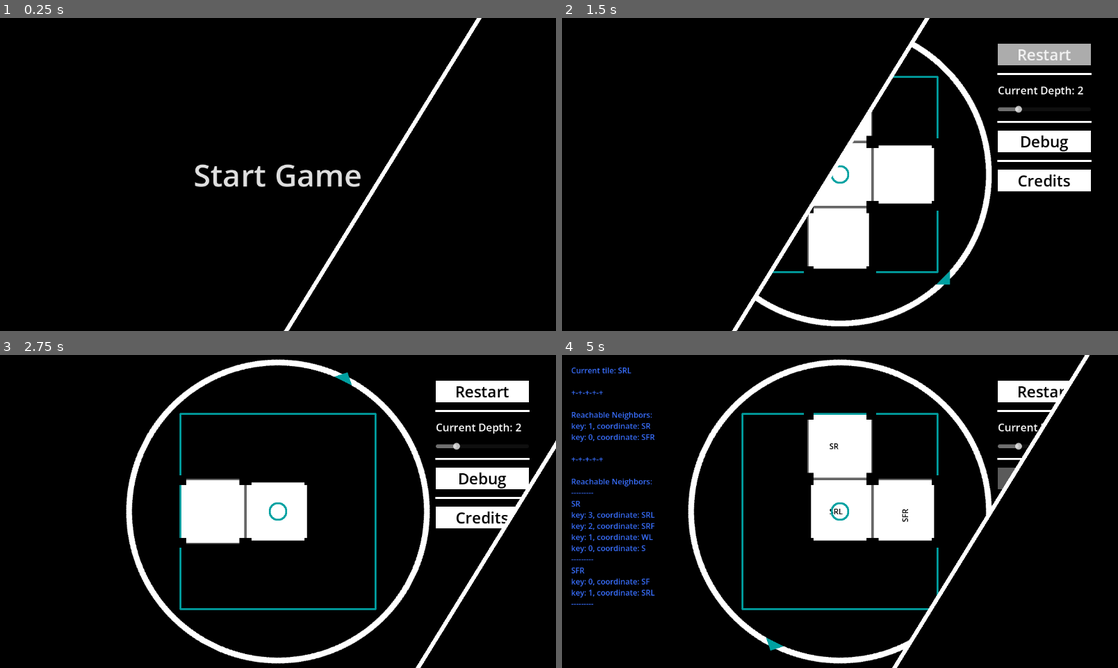
Above: before the commit, frames 1-4 (two rows, left to right).
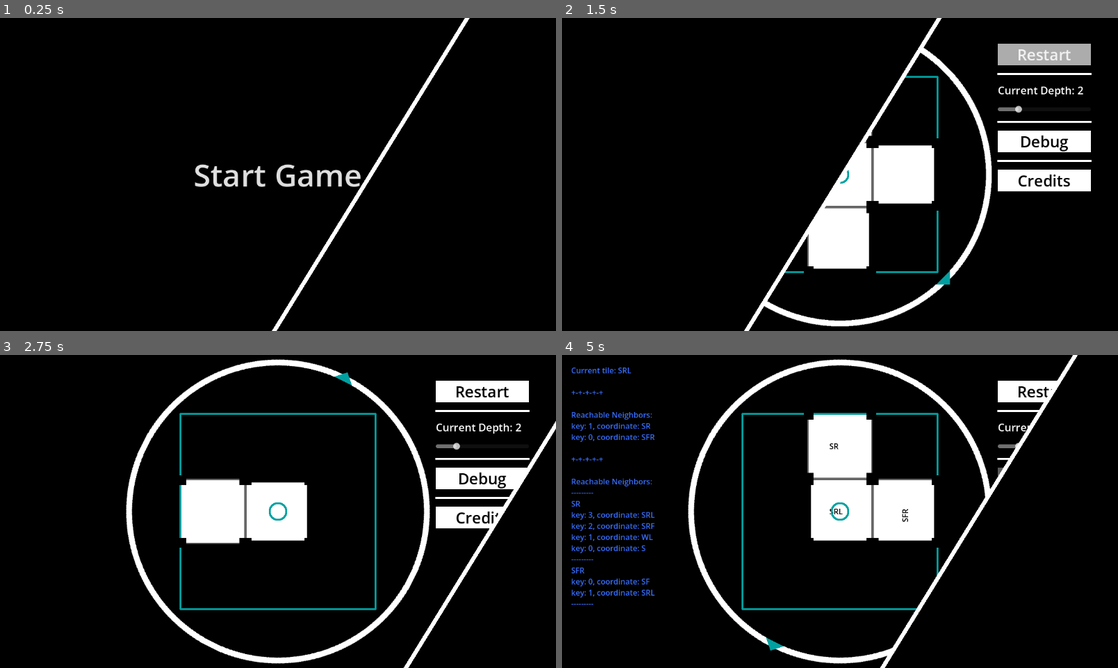
Above: after the commit, the same moments.

Repository: entityJY/hyperedi
Game: Godot game, scene res://ui/start_game.tscn
Two runs of this game, one before a commit and one after it. Both use one fixed random seed, a clock stepped at 60 frames per second and the inputs below. Sound files missing from this copy of the repository are replaced by a short silence.
Inputs:
- Up to frame 1 (0.25 s): no input
- Up to frame 2 (1.5 s): click "Start Game" at 0.5 s; click "Restart" at 1.25 s
- Up to frame 3 (2.75 s): click "Restart" at 2 s
- Up to frame 4 (5 s): click "Restart" at 2.75 s; hold D (right) 3.53-4.25 s; tap Space (place) at 3.6 s; click "Debug" at 4.25 s

The runs differ from the first frame. In frame 1, 1.9% of the frame differs, in the area x 48-87%, y 0-100%; in frame 2, 2.1%, in the area x 30-69%, y 0-100%; in frame 3, 1.5%; in frame 4, 2.1%.

Commit message:
feat: extend scene transition sprite

Diff:
--- a/scene_transition/scene_transition.tscn
+++ b/scene_transition/scene_transition.tscn
@@ -68,11 +68,11 @@
 
 [node name="Polygon2D" type="Polygon2D" parent="." unique_id=755164870]
 color = Color(0, 0, 0, 1)
-polygon = PackedVector2Array(0, 0, 1552, 0, 1152, 648, -400, 648)
+polygon = PackedVector2Array(-25, 0, 1577, 0, 1177, 648, -425, 648)
 
 [node name="Polygon2D2" type="Polygon2D" parent="Polygon2D" unique_id=283744929]
 show_behind_parent = true
-polygon = PackedVector2Array(-10, 0, 1562, 0, 1162, 648, -410, 648)
+polygon = PackedVector2Array(-35, 0, 1587, 0, 1187, 648, -435, 648)
 
 [node name="AnimationPlayer" type="AnimationPlayer" parent="." unique_id=1565375608]
 libraries/ = SubResource("AnimationLibrary_1tgxw")
